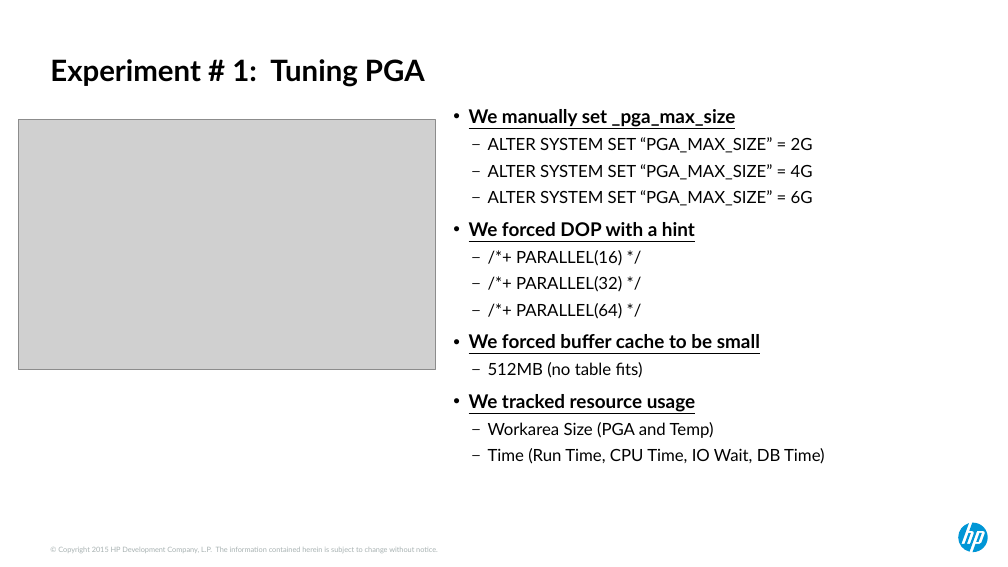
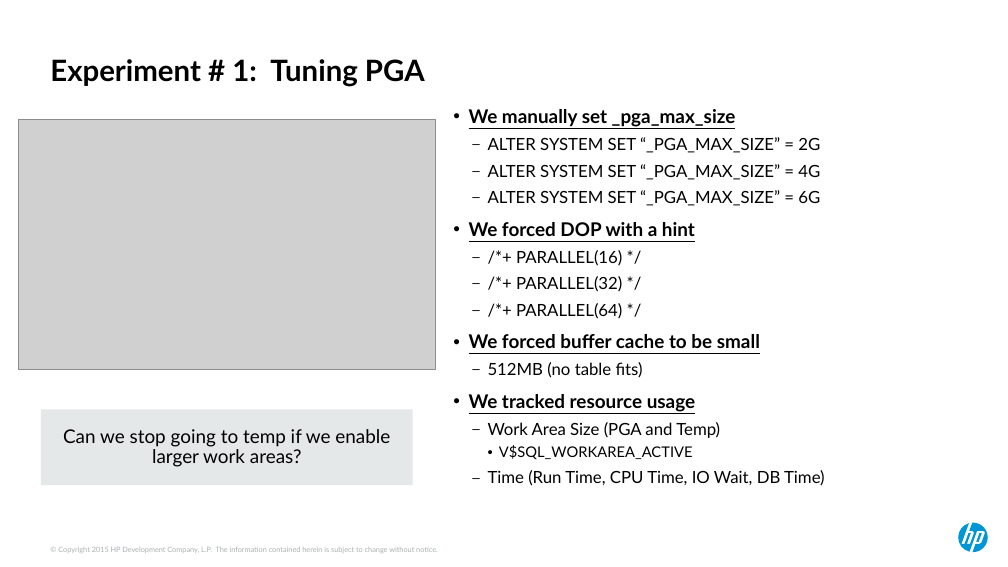
Before and after one commit to ndesilets/Group-13-HP-Big-Data-Analytics, a slide deck: slide 13 of Power Point Files/hotsos_2017 (kirbys inputs).pptx (slide 11 before the commit). Drawn at 1008x567 pixels with LibreOffice and Linux fonts; fonts in the diff are those of the drawing; grey boxes stand for pictures. Boxes give left, top, right and bottom in pixels: in the first picture for what was removed or moved away, otherwise in the second. Text is boxed around its words. In the diff, an @@ line names an element or a change of style, - is before the commit and + after.

```diff
--- a/Power Point Files/hotsos_2017 (kirbys inputs).pptx
+++ b/Power Point Files/hotsos_2017 (kirbys inputs).pptx
@@ text at [488,137,820,206]: text changed @@
-  – ALTER SYSTEM SET “PGA_MAX_SIZE” = 2G
-  – ALTER SYSTEM SET “PGA_MAX_SIZE” = 4G
-  – ALTER SYSTEM SET “PGA_MAX_SIZE” = 6G
+  – ALTER SYSTEM SET “_PGA_MAX_SIZE” = 2G
+  – ALTER SYSTEM SET “_PGA_MAX_SIZE” = 4G
+  – ALTER SYSTEM SET “_PGA_MAX_SIZE” = 6G
@@ rectangle added at [41,410,413,485], fill #E5E8E8, 18 pt, text #000000 @@
+Can we stop going to temp if we enable larger work areas?
@@ text at [488,422,720,459]: text changed @@
-  – Workarea Size (PGA and Temp)
+  – Work Area Size (PGA and Temp)
+    • V$SQL_WORKAREA_ACTIVE
```
Also in this commit, not shown: 9 other slides changed, 10 slides added, 2 slides removed, 4 other files.
